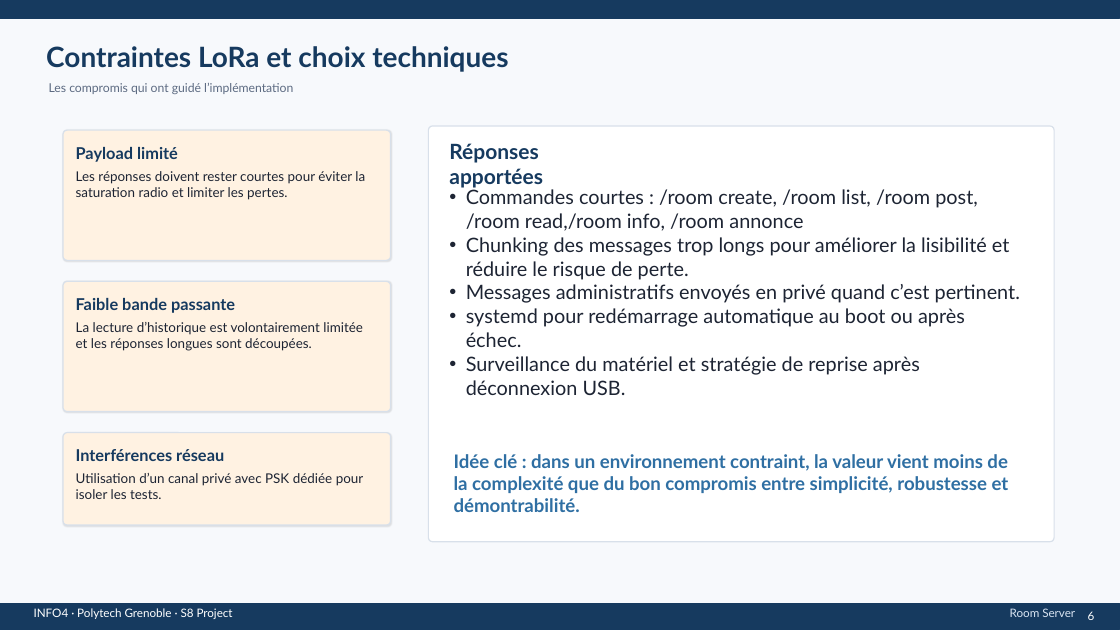
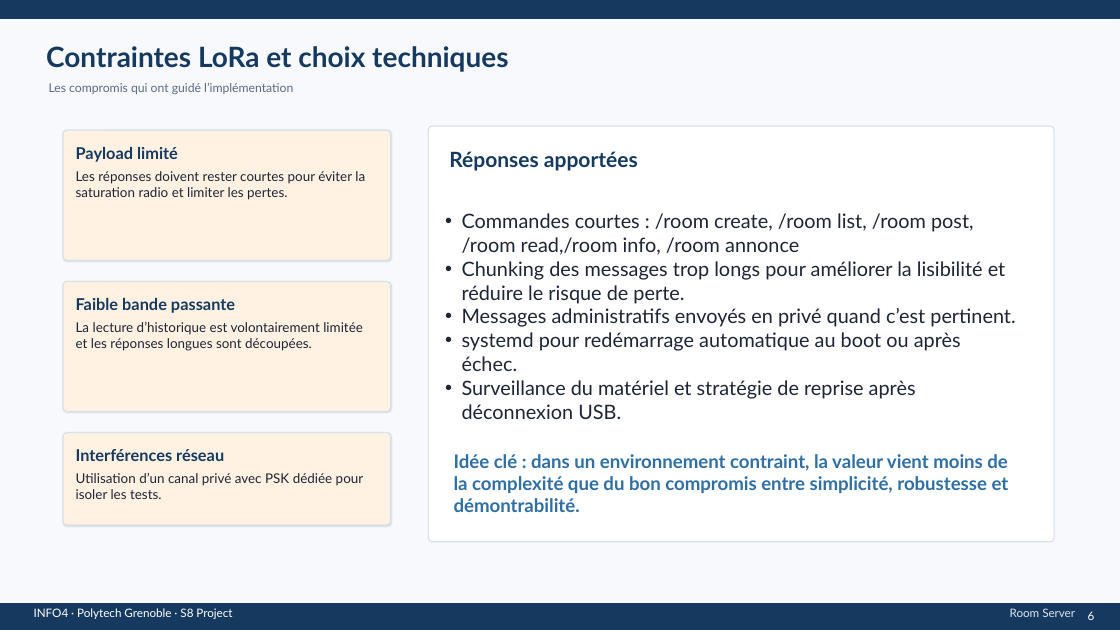
Before and after one commit to arhis222/Meshtastic-LoRa-Room-Server-Documents, a slide deck: slide 6 of documents/Presentations/Room_Server_Soutenance.pptx. Drawn at 1120x630 pixels with LibreOffice and Linux fonts; fonts in the diff are those of the drawing. Boxes give left, top, right and bottom in pixels: in the first picture for what was removed or moved away, otherwise in the second. Text is boxed around its words. In the diff, an @@ line names an element or a change of style, - is before the commit and + after.

```diff
--- a/documents/Presentations/Room_Server_Soutenance.pptx
+++ b/documents/Presentations/Room_Server_Soutenance.pptx
@@ text "Réponses apportées" rewrapped from bbox=[449, 143, 543, 188] to bbox=[449, 151, 638, 171] @@
@@ text "Commandes courtes : /room create, ...": place and size @@
-text "Commandes courtes : /room create, ..." at bbox=[466, 187, 1020, 395]
+text "Commandes courtes : /room create, ..." at bbox=[462, 213, 1015, 419]
```
Also in this commit, not shown: 5 other slides changed, 5 other files.
